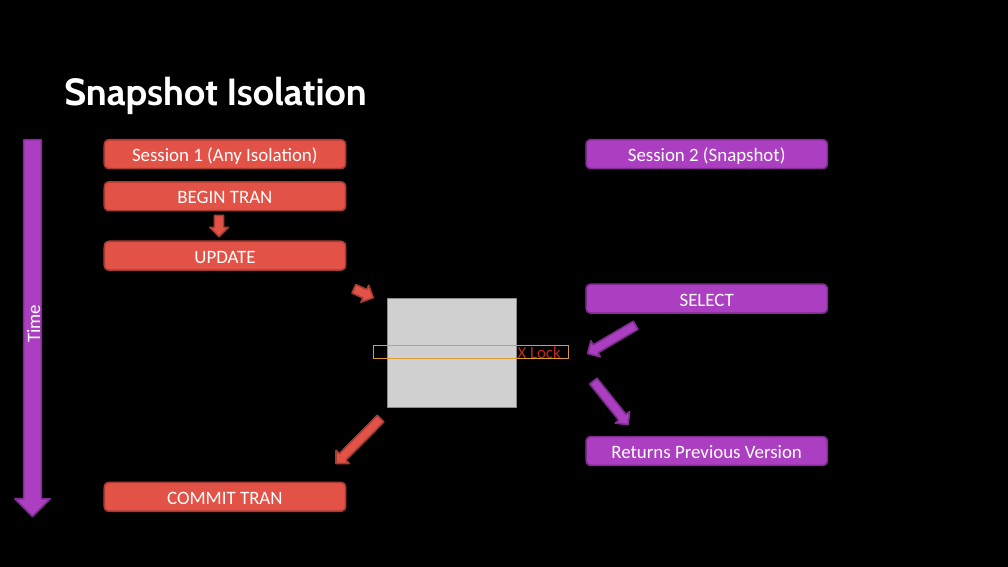
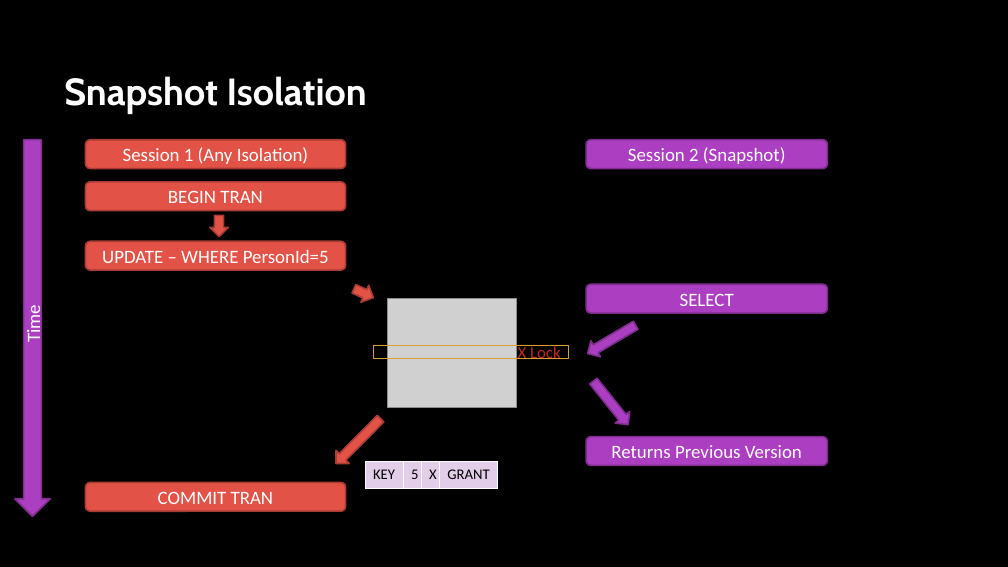
Before and after one commit to sabinio/SQLTraining, a slide deck: slide 42 of Slides/2. Locking.pptx (slide 17 before the commit). Drawn at 1008x567 pixels with LibreOffice and Linux fonts; fonts in the diff are those of the drawing; grey boxes stand for pictures; background and template pictures are left out. Boxes give left, top, right and bottom in pixels: in the first picture for what was removed or moved away, otherwise in the second. Text is boxed around its words. In the diff, an @@ line names an element or a change of style, - is before the commit and + after.

```diff
--- a/Slides/2. Locking.pptx
+++ b/Slides/2. Locking.pptx
@@ rounded rectangle "Session 1 (Any Isolation)": place and size @@
-rounded rectangle "Session 1 (Any Isolation)" at bbox=[104, 140, 346, 169]
+rounded rectangle "Session 1 (Any Isolation)" at bbox=[85, 140, 346, 169]
@@ rounded rectangle "BEGIN TRAN": place and size @@
-rounded rectangle "BEGIN TRAN" at bbox=[104, 182, 346, 211]
+rounded rectangle "BEGIN TRAN" at bbox=[85, 182, 346, 211]
@@ rounded rectangle "UPDATE – WHERE PersonId=5": place and size @@
-rounded rectangle "UPDATE – WHERE PersonId=5" at bbox=[104, 241, 346, 270]
+rounded rectangle "UPDATE – WHERE PersonId=5" at bbox=[85, 241, 346, 270]
@@ text in rounded rectangle at bbox=[102, 250, 329, 263]: text changed @@
-UPDATE
+UPDATE – WHERE PersonId=5
@@ table added at bbox=[365, 462, 496, 489], 1 rows, 4 columns @@
+KEY | 5 | X | GRANT
@@ rounded rectangle "COMMIT TRAN": place and size @@
-rounded rectangle "COMMIT TRAN" at bbox=[104, 482, 346, 511]
+rounded rectangle "COMMIT TRAN" at bbox=[85, 482, 346, 511]
```
Also in this commit, not shown: 10 other slides changed, 34 slides added, 3 other files.
